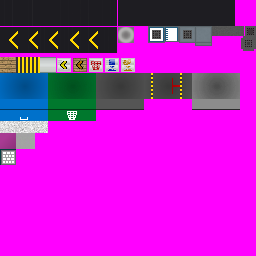
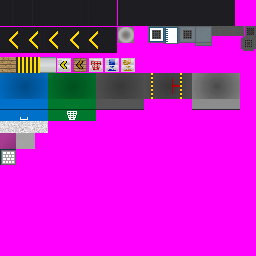
Layered file, before and after one edit (256x256). Changes by layer:
painted on "Color" over (164, 41, 179, 44)
painted on "Base" over (165, 41, 178, 43)
